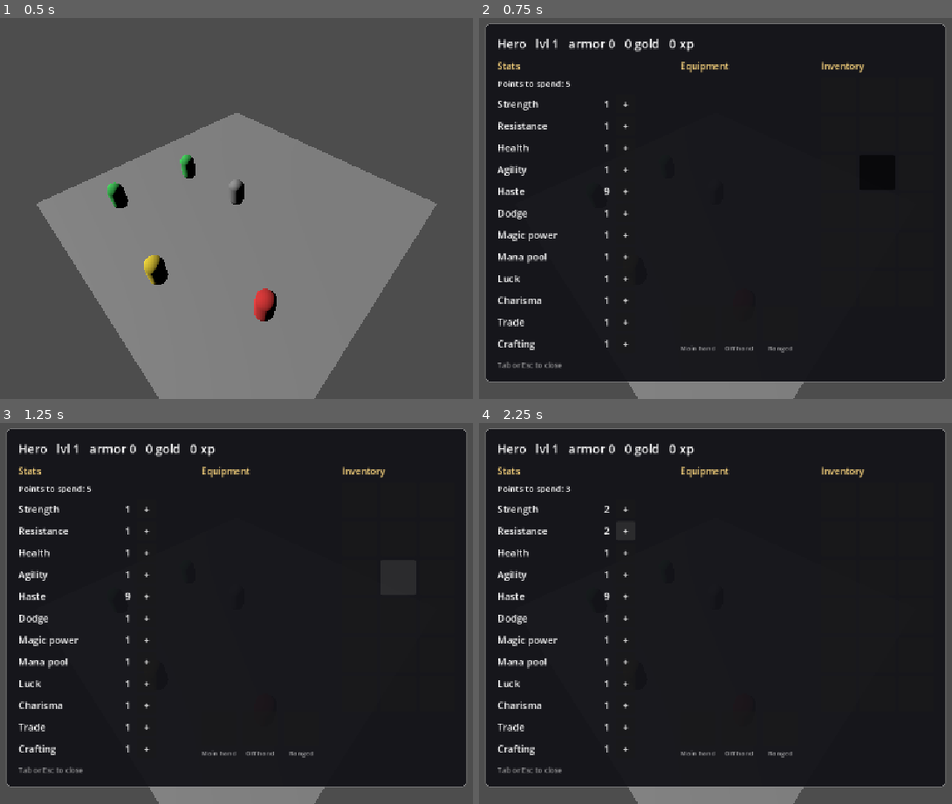
Above: before the commit, frames 1-4 (two rows, left to right).
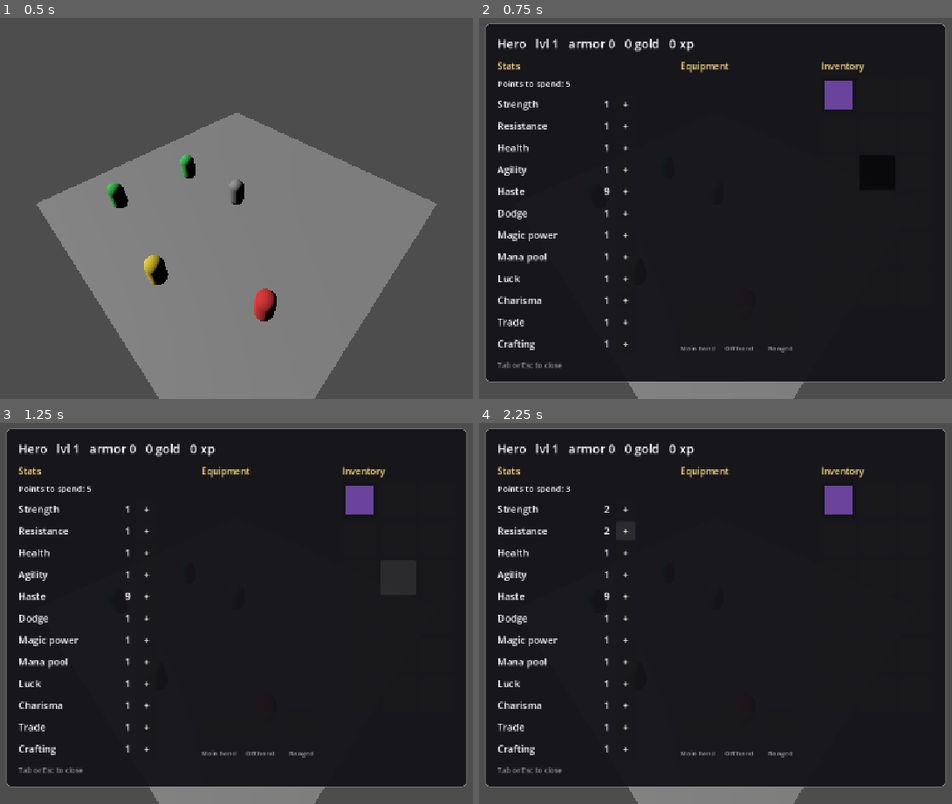
Above: after the commit, the same moments.

Repository: nikiyyy/the-big-bounty
Game: Godot game, scene res://scenes/main.tscn
Same seed, same stepped clock (60 frames per second), same inputs: the game is played once before the commit and once after it.
Inputs (mouse positions are in pixels of both pictures, inside the frame that each line leads up to):
- Up to frame 1 (0.5 s): no input
- Up to frame 2 (0.75 s): tap Enter at 0.5 s; move the mouse to (866, 181) at 0.52 s; hold D from 0.53 s (still down); tap Tab at 0.6 s; click (866, 181) at 0.67 s
- Up to frame 3 (1.25 s): keep holding D
- Up to frame 4 (2.25 s): release D at 1.25 s; click "+" at 1.25 s; click "+" at 2 s

Frame 1 is identical in both runs. In frame 2, 0.4% of the frame differs, in the area x 73-79%, y 16-25%; in frame 3, 0.4%; in frame 4, 0.4%.

Commit message:
added items and chaned damage logic

Diff:
--- a/Scripts/battle_map.gd
+++ b/Scripts/battle_map.gd
@@ -420,7 +420,7 @@
 
 	var a: Vector2i = _hexes.get(attacker, world_to_hex(attacker.global_position))
 	var b: Vector2i = _hexes.get(target, world_to_hex(target.global_position))
-	if hex_distance(a, b) > 1:
+	if hex_distance(a, b) > _reach_of(attacker):
 		print("Too far to attack.")
 		return false
 
@@ -437,20 +437,39 @@
 		return false
 	var a: Vector2i = _hexes.get(attacker, world_to_hex(attacker.global_position))
 	var b: Vector2i = _hexes.get(target, world_to_hex(target.global_position))
-	if hex_distance(a, b) > 1:
+	if hex_distance(a, b) > _reach_of(attacker):
 		return false
 	_strike(attacker, target)
 	return true
 
 func _strike(attacker, target) -> void:
-	var power: int = 1
+	var strength: int = 1
 	if "stats" in attacker and attacker.stats != null:
-		power = attacker.stats.strength
+		strength = attacker.stats.strength
+
+	var weapon: Item = _weapon_of(attacker)
+	var roll: int = weapon.roll_damage() if weapon != null else 0
+	var total: int = strength + roll
+
 	_face_unit(attacker, target)
-	print("%s hits %s for %d" % [_name_of(attacker), _name_of(target), power])
-	DamageNumber.spawn(target, power)
-	target.take_damage(power)
-
+	print("%s hits %s for %d (%d str + %d roll)" % [
+		_name_of(attacker), _name_of(target), total, strength, roll
+	])
+	DamageNumber.spawn(target, total)
+	target.take_damage(total)
+
+
+func _weapon_of(unit) -> Item:
+	if not "inventory" in unit or unit.inventory == null:
+		return null
+	var item: Item = unit.inventory.get_equipped(Item.Slot.MAIN_HAND)
+	return item if item != null and item.is_weapon() else null
+
+
+## How far this unit can strike — its weapon's reach, or 1 bare-handed.
+func _reach_of(unit) -> int:
+	var weapon: Item = _weapon_of(unit)
+	return weapon.reach if weapon != null else 1
 
 func _face_unit(unit, target) -> void:
 	var flat := Vector3(target.global_position.x, unit.global_position.y, target.global_position.z)
--- a/Scripts/character_sheet.gd
+++ b/Scripts/character_sheet.gd
@@ -152,7 +152,7 @@
 		var cell := VBoxContainer.new()
 		cell.add_theme_constant_override("separation", 4)
 
-		var button := _make_slot_button(Vector2(58, 58))
+		var button := _make_slot_button(Vector2(58, 58), "equipment", slot)
 		button.pressed.connect(_on_slot_pressed.bind(slot))
 		cell.add_child(button)
 
@@ -182,7 +182,7 @@
 	column.add_child(grid)
 
 	for i in INVENTORY_CELLS:
-		var button := _make_slot_button(Vector2(58, 58))
+		var button := _make_slot_button(Vector2(58, 58), "inventory", i)
 		button.pressed.connect(_on_item_pressed.bind(i))
 		grid.add_child(button)
 		_item_buttons.append(button)
@@ -198,12 +198,29 @@
 	return label
 
 
-func _make_slot_button(size: Vector2) -> Button:
+func _make_slot_button(size: Vector2, kind: String, key) -> Button:
 	var button := Button.new()
 	button.custom_minimum_size = size
 	button.clip_text = true
-	button.autowrap_mode = TextServer.AUTOWRAP_WORD_SMART
-	button.add_theme_font_size_override("font_size", 11)
+	button.add_theme_font_size_override("font_size", 10)
+
+	var icon := ColorRect.new()
+	icon.name = "Icon"
+	icon.color = Color(0.55, 0.35, 0.85)
+	icon.set_anchors_preset(Control.PRESET_FULL_RECT)
+	icon.offset_left = 6
+	icon.offset_top = 6
+	icon.offset_right = -6
+	icon.offset_bottom = -6
+	icon.mouse_filter = Control.MOUSE_FILTER_IGNORE
+	icon.visible = false
+	button.add_child(icon)
+
+	button.set_drag_forwarding(
+		_drag_from.bind(kind, key),
+		_can_drop_here.bind(kind, key),
+		_drop_here.bind(kind, key)
+	)
 	return button
 
 
@@ -230,15 +247,13 @@
 	var inv: Inventory = player.inventory if "inventory" in player else null
 
 	for slot in Inventory.SLOT_ORDER:
-		var item: Item = inv.get_equipped(slot) if inv != null else null
-		_slot_buttons[slot].text = item.display_name if item != null else ""
+		_paint_cell(_slot_buttons[slot], inv.get_equipped(slot) if inv != null else null)
 
 	for i in _item_buttons.size():
 		var carried: Item = null
 		if inv != null and i < inv.items.size():
 			carried = inv.items[i]
-		_item_buttons[i].text = carried.display_name if carried != null else ""
-
+		_paint_cell(_item_buttons[i], carried)
 
 func _on_slot_pressed(slot: int) -> void:
 	var inv: Inventory = player.inventory if "inventory" in player else null
@@ -258,3 +273,71 @@
 		return
 	if player.stats.raise(stat_name):
 		_refresh()
+
+func _paint_cell(button: Button, item: Item) -> void:
+	var icon: ColorRect = button.get_node("Icon")
+	icon.visible = item != null
+	if item != null:
+		icon.color = Color(0.55, 0.35, 0.85)
+		button.tooltip_text = item.tooltip()
+		button.modulate = item.rarity_color()
+	else:
+		button.tooltip_text = ""
+		button.modulate = Color.WHITE
+
+# ------------------------------------------------------------ drag and drop
+## Bound args arrive after the engine's own, hence (at, [data,] kind, key).
+
+func _inventory() -> Inventory:
+	if player == null or not is_instance_valid(player) or not "inventory" in player:
+		return null
+	return player.inventory
+
+
+func _item_at(kind: String, key) -> Item:
+	var inv := _inventory()
+	if inv == null:
+		return null
+	if kind == "equipment":
+		return inv.get_equipped(key)
+	return inv.items[key] if key < inv.items.size() else null
+
+
+func _drag_from(_at: Vector2, kind: String, key) -> Variant:
+	var item: Item = _item_at(kind, key)
+	if item == null:
+		return null
+
+	var preview := ColorRect.new()
+	preview.color = Color(0.55, 0.35, 0.85, 0.8)
+	preview.custom_minimum_size = Vector2(48, 48)
+	preview.size = Vector2(48, 48)
+	set_drag_preview(preview)
+
+	return {"kind": kind, "key": key, "item": item}
+
+
+func _can_drop_here(_at: Vector2, data: Variant, kind: String, key) -> bool:
+	if typeof(data) != TYPE_DICTIONARY or not data.has("item"):
+		return false
+	if kind == "equipment":
+		return data["item"].slot == key      # only items that fit this slot
+	return true
+
+
+func _drop_here(_at: Vector2, data: Variant, kind: String, key) -> void:
+	var inv := _inventory()
+	if inv == null:
+		return
+	var item: Item = data["item"]
+
+	if kind == "equipment":
+		if data["kind"] == "inventory":
+			inv.equip_to(item, key)
+	else:
+		if data["kind"] == "equipment":
+			inv.unequip(data["key"])
+		else:
+			inv.swap_items(data["key"], key)
+
+	_refresh()
--- a/Scripts/inventory.gd
+++ b/Scripts/inventory.gd
@@ -75,3 +75,27 @@
 	for item in equipped.values():
 		total += item.damage_bonus
 	return total
+
+## Equip into an explicit slot, rejecting items that don't fit it.
+func equip_to(item: Item, slot: int) -> bool:
+	if item == null or item.slot != slot:
+		return false
+	unequip(slot)
+	items.erase(item)
+	equipped[slot] = item
+	inventory_changed.emit()
+	return true
+
+
+func swap_items(a: int, b: int) -> void:
+	if a == b or a < 0 or a >= items.size():
+		return
+	if b >= items.size():
+		var moved: Item = items[a]
+		items.remove_at(a)
+		items.append(moved)
+	else:
+		var tmp: Item = items[a]
+		items[a] = items[b]
+		items[b] = tmp
+	inventory_changed.emit()
--- a/Scripts/item.gd
+++ b/Scripts/item.gd
@@ -2,11 +2,55 @@
 extends Resource
 
 enum Slot { MAIN_HAND, OFF_HAND, RANGED, NONE }
+enum Kind { WEAPON, ARMOR, CONSUMABLE, MISC }
+enum Rarity { COMMON, UNCOMMON, RARE, EPIC, LEGENDARY }
+enum Hands { ONE_HANDED, TWO_HANDED }
+
+const RARITY_COLORS := {
+	Rarity.COMMON: Color(0.75, 0.75, 0.72),
+	Rarity.UNCOMMON: Color(0.35, 0.8, 0.4),
+	Rarity.RARE: Color(0.3, 0.6, 0.95),
+	Rarity.EPIC: Color(0.7, 0.4, 0.9),
+	Rarity.LEGENDARY: Color(0.95, 0.7, 0.2),
+}
 
 @export var display_name: String = "Item"
 @export_multiline var description: String = ""
+@export var kind: Kind = Kind.MISC
 @export var slot: Slot = Slot.NONE
+@export var rarity: Rarity = Rarity.COMMON
+@export var value: int = 0
+
+@export_group("Weapon")
+@export var hands: Hands = Hands.ONE_HANDED
+@export var damage_min: int = 0
+@export var damage_max: int = 0
+@export var reach: int = 1          ## hexes; 1 = must be adjacent
+
+@export_group("Armor")
 @export var armor_bonus: int = 0
-@export var damage_bonus: int = 0
-@export var value: int = 0
-@export var stack_size: int = 1
+
+
+func is_weapon() -> bool:
+	return kind == Kind.WEAPON
+
+
+## One damage roll from this weapon, before the wielder's strength.
+func roll_damage() -> int:
+	if damage_max <= damage_min:
+		return damage_min
+	return randi_range(damage_min, damage_max)
+
+
+func rarity_color() -> Color:
+	return RARITY_COLORS.get(rarity, RARITY_COLORS[Rarity.COMMON])
+
+
+func tooltip() -> String:
+	var lines: Array = [display_name]
+	if is_weapon():
+		lines.append("%d–%d damage, reach %d" % [damage_min, damage_max, reach])
+	if armor_bonus > 0:
+		lines.append("+%d armor" % armor_bonus)
+	lines.append("%d gold" % value)
+	return "\n".join(lines)
--- /dev/null
+++ b/items/simple_sword.tres
@@ -0,0 +1,14 @@
+[gd_resource type="Resource" script_class="Item" format=3 uid="uid://cfac5cojiqmvg"]
+
+[ext_resource type="Script" uid="uid://30l2ylr7plcx" path="res://Scripts/item.gd" id="1_55rmp"]
+
+[resource]
+script = ExtResource("1_55rmp")
+display_name = "Simple sword"
+description = "A plain blade. It does the job."
+kind = 0
+slot = 0
+value = 10
+damage_min = 1
+damage_max = 3
+metadata/_custom_type_script = "uid://30l2ylr7plcx"
--- a/scenes/npc.tscn
+++ b/scenes/npc.tscn
@@ -2,6 +2,8 @@
 
 [ext_resource type="Script" uid="uid://wswuthoujb3k" path="res://Scripts/npc.gd" id="1_ideak"]
 [ext_resource type="Script" uid="uid://qlg6oc76b8q2" path="res://Scripts/stats.gd" id="2_abqhh"]
+[ext_resource type="Script" uid="uid://30l2ylr7plcx" path="res://Scripts/item.gd" id="3_7n8xq"]
+[ext_resource type="Script" uid="uid://sns8ro2vulvm" path="res://Scripts/inventory.gd" id="4_4wlns"]
 
 [sub_resource type="Resource" id="Resource_rv78h"]
 script = ExtResource("2_abqhh")
@@ -9,7 +11,10 @@
 haste = 3
 metadata/_custom_type_script = "uid://qlg6oc76b8q2"
 
-[sub_resource type="StandardMaterial3D" id="StandardMaterial3D_abqhh"]
+[sub_resource type="Resource" id="Resource_tl2vt"]
+script = ExtResource("4_4wlns")
+
+[sub_resource type="StandardMaterial3D" id="StandardMaterial3D_hwkja"]
 albedo_color = Color(0.9, 0.8, 0.2, 1)
 
 [sub_resource type="CapsuleMesh" id="CapsuleMesh_3sak2"]
@@ -19,13 +24,12 @@
 [node name="NPC" type="CharacterBody3D" unique_id=905665313]
 script = ExtResource("1_ideak")
 stats = SubResource("Resource_rv78h")
-level = null
-base_armor = null
+inventory = SubResource("Resource_tl2vt")
 
 [node name="MeshInstance3D" type="MeshInstance3D" parent="." unique_id=929921361]
 transform = Transform3D(1, 0, 0, 0, 1, 0, 0, 0, 1, 0, 1, 0)
 layers = 2
-material_override = SubResource("StandardMaterial3D_abqhh")
+material_override = SubResource("StandardMaterial3D_hwkja")
 mesh = SubResource("CapsuleMesh_3sak2")
 
 [node name="CollisionShape3D" type="CollisionShape3D" parent="." unique_id=474221993]
--- a/scenes/player.tscn
+++ b/scenes/player.tscn
@@ -2,11 +2,19 @@
 
 [ext_resource type="Script" uid="uid://7udi6pbkq5vk" path="res://Scripts/player.gd" id="1_3vyb7"]
 [ext_resource type="Script" uid="uid://qlg6oc76b8q2" path="res://Scripts/stats.gd" id="2_g2els"]
+[ext_resource type="Script" uid="uid://30l2ylr7plcx" path="res://Scripts/item.gd" id="3_dqkch"]
+[ext_resource type="Script" uid="uid://sns8ro2vulvm" path="res://Scripts/inventory.gd" id="4_qlg0r"]
+[ext_resource type="Resource" uid="uid://cfac5cojiqmvg" path="res://items/simple_sword.tres" id="4_tuyoq"]
 
 [sub_resource type="Resource" id="Resource_abqhh"]
 script = ExtResource("2_g2els")
 haste = 9
 metadata/_custom_type_script = "uid://qlg6oc76b8q2"
+
+[sub_resource type="Resource" id="Resource_5iu60"]
+script = ExtResource("4_qlg0r")
+items = Array[ExtResource("3_dqkch")]([ExtResource("4_tuyoq")])
+metadata/_custom_type_script = "uid://sns8ro2vulvm"
 
 [sub_resource type="CapsuleMesh" id="CapsuleMesh_3sak2"]
 
@@ -15,6 +23,7 @@
 [node name="Player" type="CharacterBody3D" unique_id=1841863593]
 script = ExtResource("1_3vyb7")
 stats = SubResource("Resource_abqhh")
+inventory = SubResource("Resource_5iu60")
 
 [node name="MeshInstance3D" type="MeshInstance3D" parent="." unique_id=1154471151]
 transform = Transform3D(1, 0, 0, 0, 1, 0, 0, 0, 1, 0, 1, 0)
